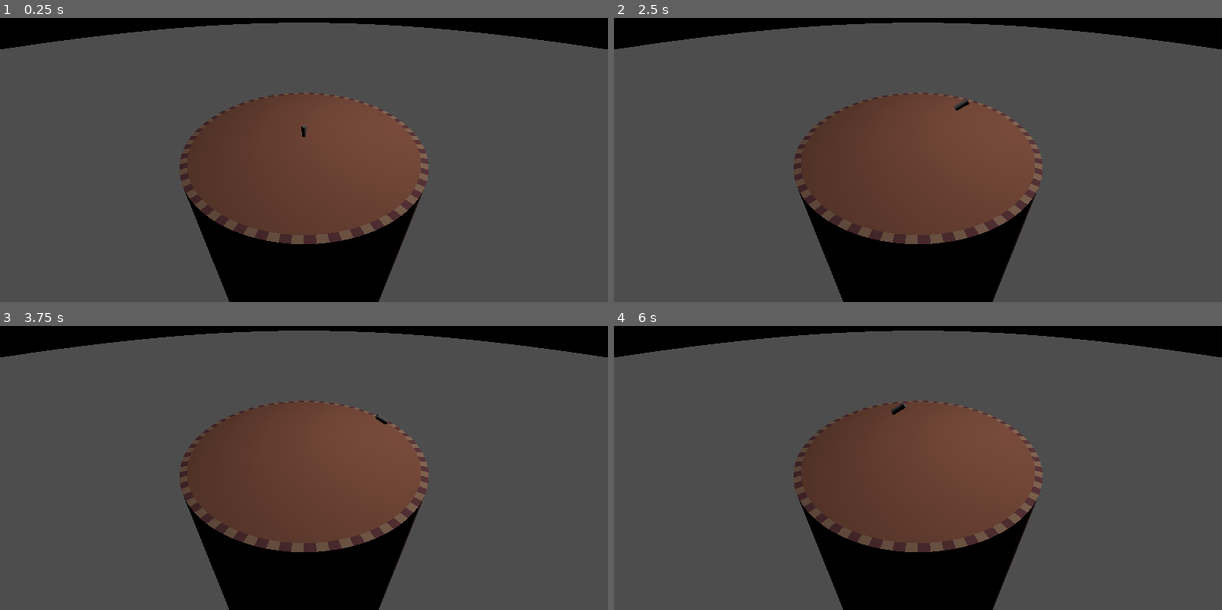
Above: before the commit, frames 1-4 (two rows, left to right).
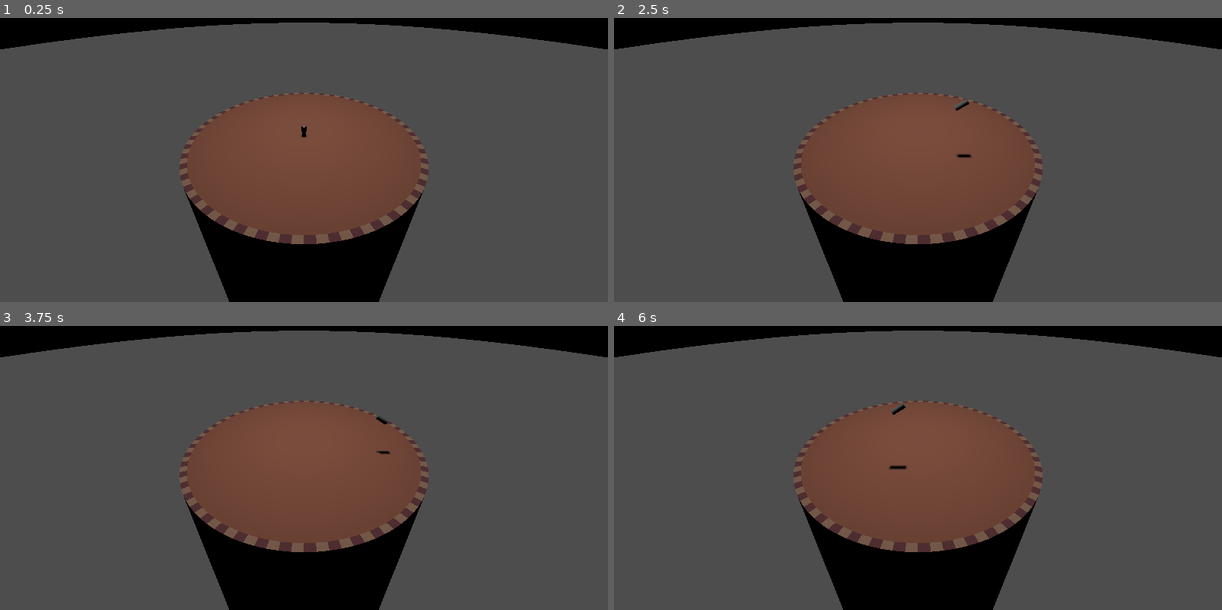
Above: after the commit, the same moments.

Repository: proximadams/Lucky-Erik-Alex-Jam-2025
Game: Godot game, scene res://World.tscn
Two runs of this game, one before a commit and one after it. Both use one fixed random seed, a clock stepped at 60 frames per second and the inputs below.
Inputs:
- Up to frame 1 (0.25 s): no input
- Up to frame 2 (2.5 s): tap Enter at 0.5 s; hold Right (ui_right) 0.53-1.28 s; hold Down (ui_down) 1.28-2.03 s; hold Right (ui_right) from 2.03 s (still down)
- Up to frame 3 (3.75 s): release Right (ui_right) at 2.78 s; hold Up (ui_up) 2.78-3.53 s; hold Left (ui_left) from 3.53 s (still down)
- Up to frame 4 (6 s): release Left (ui_left) at 5.03 s; hold Down (ui_down) 5.03-5.78 s; tap Space at 5.75 s; hold Right (ui_right) from 5.78 s (still down)

The runs differ from the first frame. In frame 1, 1.3% of the frame differs, in the area x 29-70%, y 29-100%; in frame 2, 1.3%; in frame 3, 1.3%; in frame 4, 1.4%, in the area x 29-70%, y 27-100%.

Commit message:
add shadow

Diff:
--- a/World.tscn
+++ b/World.tscn
@@ -35,8 +35,9 @@
 transform = Transform3D(-4.37114e-08, 0.529919, -0.848048, 0, 0.848048, 0.529919, 1, 2.31635e-08, -3.70694e-08, -16.535, 10.8477, 0)
 
 [node name="SpotLight3D" type="SpotLight3D" parent="."]
-transform = Transform3D(1, 0, 0, 0, 0.304498, 0.952513, 0, -0.952513, 0.304498, 0, 27.8858, 14.4969)
+transform = Transform3D(1, 0, 0, 0, -4.37114e-08, 1, 0, -1, -4.37114e-08, 0, 27.886, 0)
 light_energy = 10.0
+shadow_enabled = true
 spot_range = 100.0
 
 [node name="Player" type="CharacterBody3D" parent="."]
